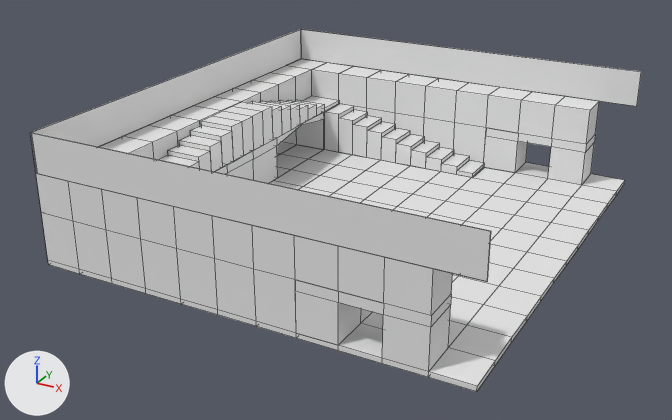
Before and after pictures for a commit that changed the Blender file main.blend.
Camera for both pictures: a camera (50 mm lens) standing at (19.7, -40.7, 20.3) and looking at (-1.8, -1.6, 0.8). Lighting does not change. The marker at lower left points along +X, +Y and +Z. Mesh edges are drawn as thin lines.

Names of what the first picture shows: 'HallFloorTile_2x2x0.25', 'HallWallBreakLeft', 'HallWallBreakLeft.001', 'HallWallTunnel_2x10x2.5', 'HallWall_2x2x2', 'HallWall_2x2x2.001', 'HallWall_2x2x2.002', 'StairsB0Sides', 'StairsB1Top', 'WallF1Back', 'WallF1Left', 'WallF1Right'.
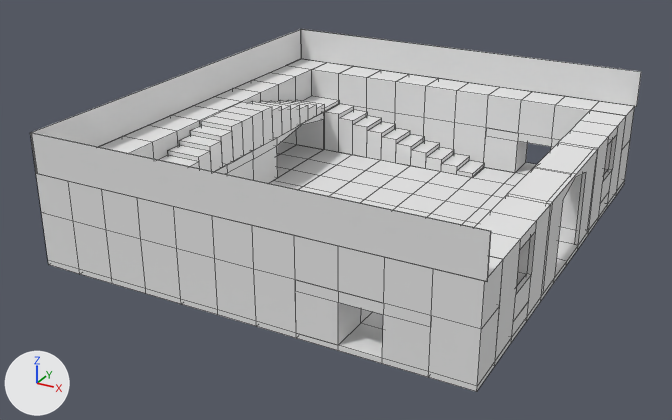
Location of each change, (x1, y1, x2, y2) in pixels of the pictures (672 x 420 px):
'HallWall_2x2x2.001', modifiers changed (6% wider)
    before: (36, 59, 599, 316)
    after: (36, 59, 635, 329)
'HallWallWindow_2x6x4.000', added
    after: (475, 195, 551, 360)
'HallWallTunnel_2x8x4.5', added
    after: (507, 142, 598, 296)
'HallWall_2x2x2.5', added
    after: (429, 140, 630, 386)
'HallWallWindow_2x6x4.5', added
    after: (559, 110, 626, 229)

Patch to the scene script:
```diff
--- a/main.blend.py
+++ b/main.blend.py
@@ mat_material_010 @@
+mat_material_010 = diffuse_material('Material.010')
+mat_material_010.base_color = (0.8, 0.8, 0.8)  # white #e7e7e7
@@ mat_material_009 @@
+mat_material_009 = diffuse_material('Material.009')
+mat_material_009.base_color = (0.8, 0.8, 0.8)  # white #e7e7e7
@@ mat_material_008 @@
+mat_material_008 = diffuse_material('Material.008')
+mat_material_008.base_color = (0.8, 0.8, 0.8)  # white #e7e7e7
@@ me_hallwalltunnel_2x8x4_5 @@
+me_hallwalltunnel_2x8x4_5.from_pydata(...)  # 45 vertices, 36 faces; spans x -2.0..0.0, y -8.0..0.0, z 0.0..4.5
+me_hallwalltunnel_2x8x4_5.materials.append(mat_material_010)  # white #e7e7e7
@@ me_hallwall_2x2x2_5 @@
+me_hallwall_2x2x2_5.from_pydata(...)  # a box spanning x 8.0..10.0, y -12.0..-10.0, z 0.0..2.5
+me_hallwall_2x2x2_5.materials.append(mat_material_009)  # white #e7e7e7
@@ me_hallwallwindow_2x6x4_5 @@
+me_hallwallwindow_2x6x4_5.from_pydata(...)  # 40 vertices, 37 faces; spans x 8.0..10.0, y 4.0..10.0, z 0.0..4.5
+me_hallwallwindow_2x6x4_5.materials.append(mat_material_008)  # white #e7e7e7
@@ me_hallwallwindow_2x6x4_000 @@
+me_hallwallwindow_2x6x4_000.from_pydata(...)  # 40 vertices, 37 faces; spans x 8.0..10.0, y -10.0..-4.0, z 0.0..4.5
+me_hallwallwindow_2x6x4_000.materials.append(mat_material_008)  # white #e7e7e7
@@ ob_hallwall_2x2x2_001 @@
 _m = ob_hallwall_2x2x2_001.modifiers.new('Array', 'ARRAY')
-_m.count = 10
+_m.count = 11
 _m.constant_offset_displace = (0.0, 0.0, 0.0)
@@ ob_hallwalltunnel_2x8x4_5 @@
+ob_hallwalltunnel_2x8x4_5 = bpy.data.objects.new('HallWallTunnel_2x8x4.5', me_hallwalltunnel_2x8x4_5)
+ob_hallwalltunnel_2x8x4_5.location = (10.0, 4.0, 0.0)
@@ ob_hallwall_2x2x2_5 @@
+ob_hallwall_2x2x2_5 = bpy.data.objects.new('HallWall_2x2x2.5', me_hallwall_2x2x2_5)
+ob_hallwall_2x2x2_5.location = (0.0, 0.0, 0.0)
+_m = ob_hallwall_2x2x2_5.modifiers.new('Mirror', 'MIRROR')
+_m.use_axis = (False, True, False)
@@ ob_hallwallwindow_2x6x4_5 @@
+ob_hallwallwindow_2x6x4_5 = bpy.data.objects.new('HallWallWindow_2x6x4.5', me_hallwallwindow_2x6x4_5)
+ob_hallwallwindow_2x6x4_5.location = (0.0, 0.0, 0.0)
@@ ob_hallwallwindow_2x6x4_000 @@
+ob_hallwallwindow_2x6x4_000 = bpy.data.objects.new('HallWallWindow_2x6x4.000', me_hallwallwindow_2x6x4_000)
+ob_hallwallwindow_2x6x4_000.location = (0.0, 0.0, 0.0)
```
